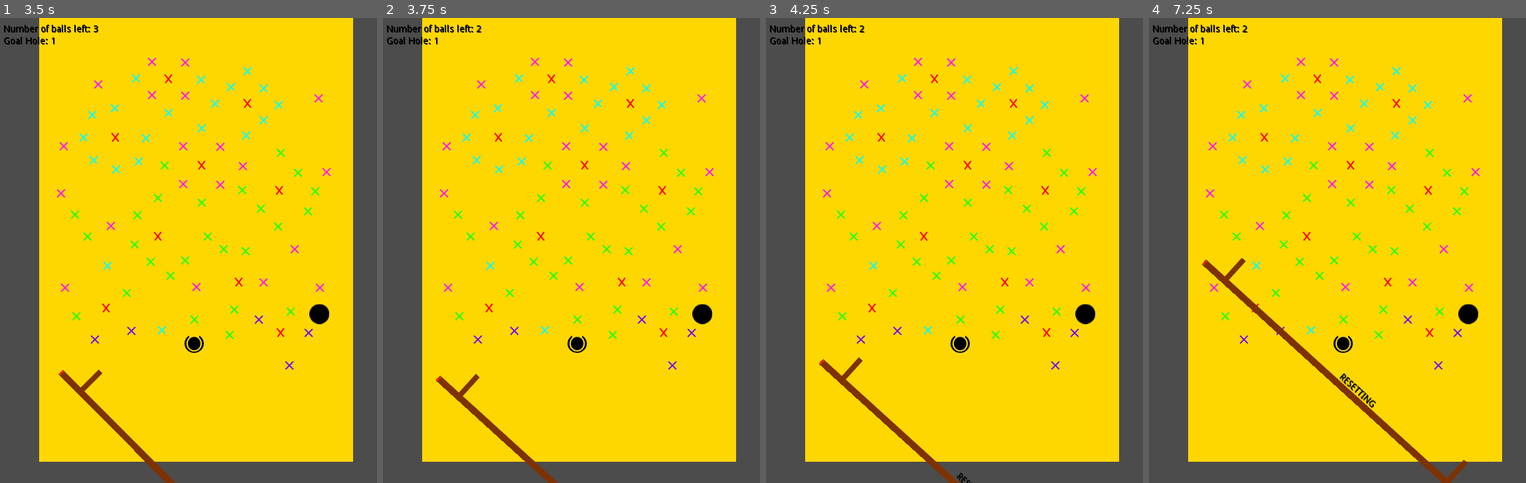
Above: before the commit, frames 1-4 (left to right).
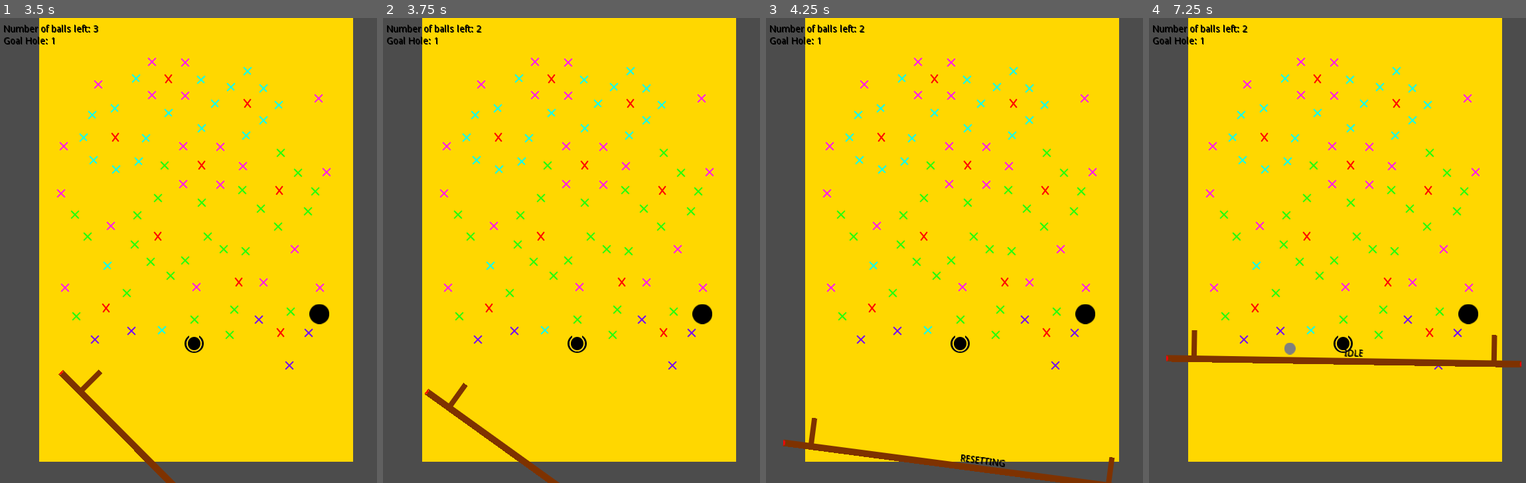
Above: after the commit, the same moments.

Repository: mdjp/IceColdBaume
Game: Godot game, scene res://src/Levels/sandbox.tscn
Two runs of this game, one before a commit and one after it. Both use one fixed random seed, a clock stepped at 60 frames per second and the inputs below.
Inputs:
- Up to frame 1 (3.5 s): tap Enter at 0.5 s; hold Down (right_side_down) 0.53-1.28 s; hold S (left_side_down) 1.28-2.03 s; hold Down (right_side_down) 2.03-2.78 s; hold W (left_side_up) from 2.78 s (still down)
- Up to frame 2 (3.75 s): tap R (reset_game) at 3.5 s; release W (left_side_up) at 3.53 s; hold S (left_side_down) from 3.53 s (still down)
- Up to frame 3 (4.25 s): keep holding S (left_side_down)
- Up to frame 4 (7.25 s): release S (left_side_down) at 5.78 s; hold Down (right_side_down) 5.78-6.53 s; hold W (left_side_up) from 6.53 s (still down)

Frame 1 is identical in both runs. In frame 2, 1.1% of the frame differs, in the area x 11-47%, y 76-100%; in frame 3, 2.2%; in frame 4, 3.2%, in the area x 4-99%, y 51-100%.

Commit message:
fix: bug when resetting twice in a row
There was an unintentional bug when resetting the beam

Diff:
--- a/Game/src/Actors/Beam.gd
+++ b/Game/src/Actors/Beam.gd
@@ -82,15 +82,15 @@
 			right_rotation_dir = sign(direction)
 			left_rotation_dir = sign(direction)
 
-		print("direction:" + str(direction))
+#		print("direction:" + str(direction))
 
-	if $MovementState.current_state == $MovementState.states.ROTATE:
-		var rotation = round($BasicStateMachine.reset_position_right.y - $Sprite/RightSide.global_position.y)
+	if $MovementState.current_state == $MovementState.states.ROTATE and $MovementState.continue_rotating():
+		var rotation = round($Sprite/LeftSide.global_position.y - $Sprite/RightSide.global_position.y)
 
 		right_rotation_dir = 0 if rotation == 0 else sign(rotation)
 		left_rotation_dir = 0
 
-		print("rotation:" + str(rotation))
+#		print("rotation:" + str(rotation))
 
 
 func _can_rotate(direction):
--- a/Game/src/Actors/BeamMSM.gd
+++ b/Game/src/Actors/BeamMSM.gd
@@ -19,20 +19,20 @@
 	match current_state:
 		states.IDLE:
 			if is_in_reset():
-				return states.MOVE_VERTICALLY
+				return states.ROTATE
 		states.MOVE_VERTICALLY:
 			if not is_in_reset():
 				return states.IDLE
 
 			if not continue_vertically():
-				return states.ROTATE
+				leave_reset_state()
+				return states.IDLE
 		states.ROTATE:
 			if not is_in_reset():
 				return states.IDLE
 
 			if not continue_rotating():
-				leave_reset_state()
-				return states.IDLE
+				return states.MOVE_VERTICALLY
 
 
 func _enter_state(new_state, old_state):
@@ -52,7 +52,7 @@
 		states.MOVE_VERTICALLY:
 			pass
 		states.ROTATE:
-			pass
+			old_rotation = null
 
 
 func is_in_reset():
@@ -71,7 +71,7 @@
 
 
 func continue_rotating():
-	var rotation = round(parent.get_node("BasicStateMachine").reset_position_right.y - parent.get_node("Sprite/RightSide").global_position.y)
+	var rotation = round(parent.get_node("Sprite/LeftSide").global_position.y - parent.get_node("Sprite/RightSide").global_position.y)
 	if old_rotation == null or sign(old_rotation) == sign(rotation):
 		old_rotation = rotation
 		return rotation != 0
